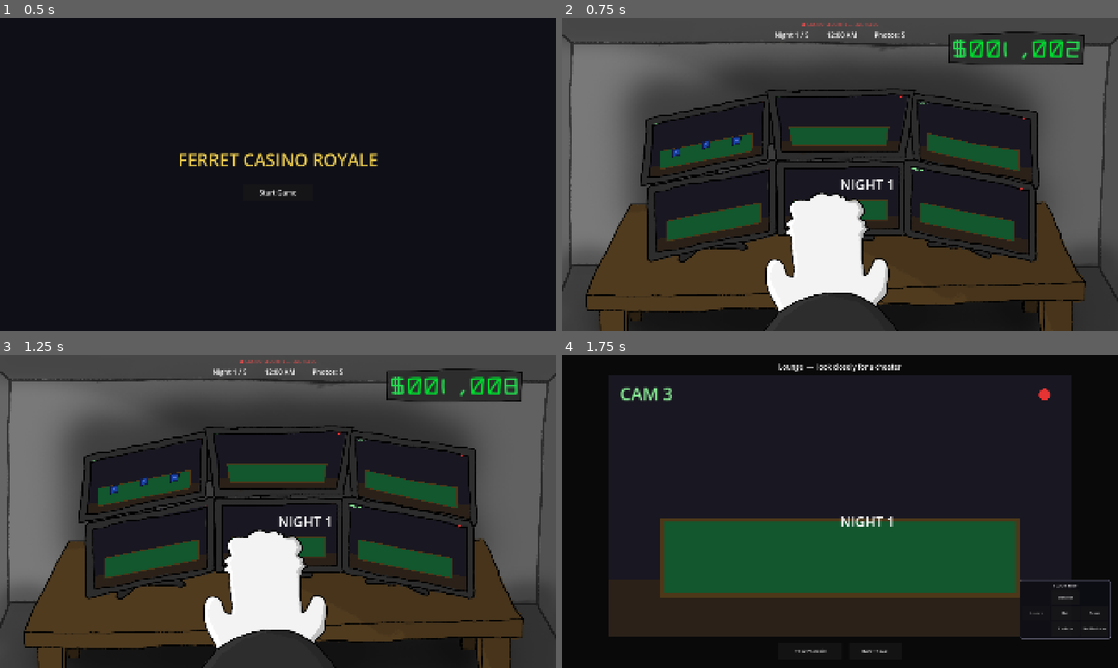
Above: before the commit, frames 1-4 (two rows, left to right).
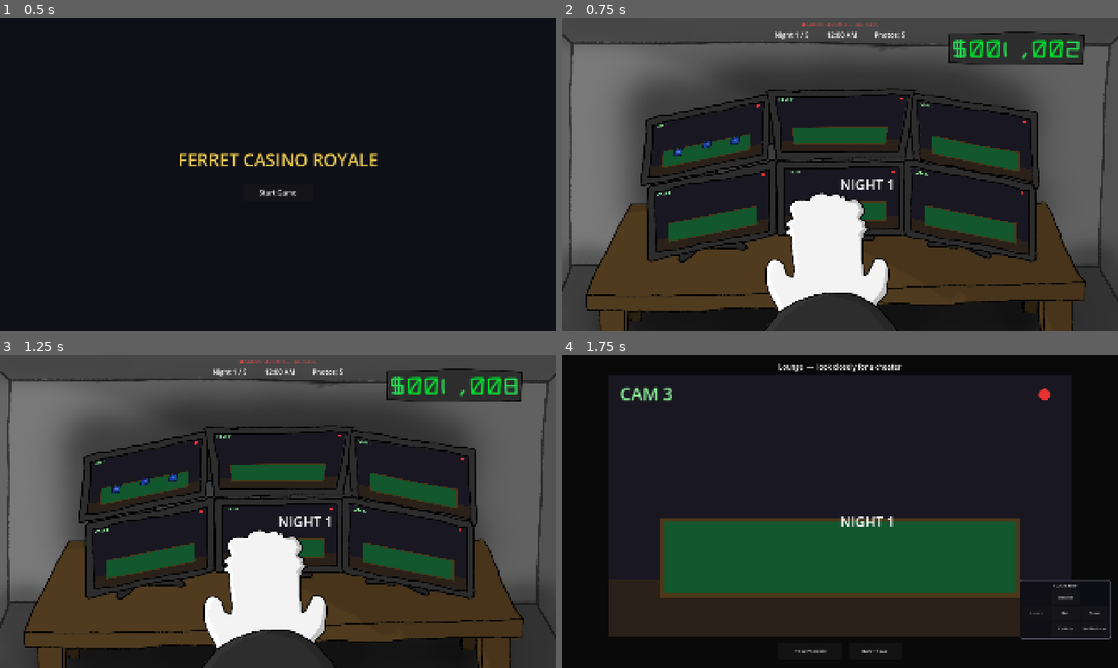
Above: after the commit, the same moments.

Repository: Pekooil/horizon-nexus-hackathon
Game: Godot game, scene res://scenes/StartScreen.tscn
Two runs of this game, one before a commit and one after it. Both use one fixed random seed, a clock stepped at 60 frames per second and the inputs below. The engine's default icon, where the game draws it, is replaced by a stand-in: a white triangle on a blue panel in a dark square.
Inputs (mouse positions are in pixels of both pictures, inside the frame that each line leads up to):
- Up to frame 1 (0.5 s): no input
- Up to frame 2 (0.75 s): click "Start Game" at 0.5 s
- Up to frame 3 (1.25 s): no input
- Up to frame 4 (1.75 s): tap Enter at 1.25 s; move the mouse to (962, 495) at 1.27 s; click (962, 495) at 1.42 s

Frame 1 is identical in both runs. In frame 2, 1.8% of the frame differs, in the area x 16-84%, y 24-78%; in frame 3, 1.8%; in frame 4, nothing differs.

Commit message:
fix: art

Diff:
--- a/scenes/Main.tscn
+++ b/scenes/Main.tscn
@@ -13,80 +13,80 @@
 
 [sub_resource type="ArrayMesh" id="ArrayMesh_lhr70"]
 _surfaces = [{
-"aabb": AABB(434, 290, 0, 312, 219, 1e-05),
-"attribute_data": PackedByteArray(0, 0, 0, 0, 0, 0, 0, 0, 0, 0, 128, 63, 0, 0, 0, 0, 0, 0, 128, 63, 0, 0, 128, 63, 0, 0, 0, 0, 0, 0, 128, 63),
-"format": 34359742481,
-"index_count": 6,
-"index_data": PackedByteArray(0, 0, 1, 0, 2, 0, 0, 0, 2, 0, 3, 0),
-"primitive": 3,
-"uv_scale": Vector4(0, 0, 0, 0),
-"vertex_count": 4,
-"vertex_data": PackedByteArray(0, 128, 217, 67, 0, 128, 177, 67, 0, 0, 0, 0, 0, 128, 58, 68, 0, 0, 145, 67, 0, 0, 0, 0, 0, 64, 56, 68, 0, 0, 225, 67, 0, 0, 0, 0, 0, 0, 217, 67, 0, 128, 254, 67, 0, 0, 0, 0)
+"aabb": AABB(439.70584, 304.41174, 0, 295.58817, 199.26468, 1e-05),
+"attribute_data": PackedByteArray(0, 0, 0, 0, 0, 0, 0, 0, 0, 0, 128, 63, 0, 0, 0, 0, 0, 0, 128, 63, 0, 0, 128, 63, 0, 0, 0, 0, 0, 0, 128, 63),
+"format": 34359742481,
+"index_count": 6,
+"index_data": PackedByteArray(0, 0, 1, 0, 2, 0, 0, 0, 2, 0, 3, 0),
+"primitive": 3,
+"uv_scale": Vector4(0, 0, 0, 0),
+"vertex_count": 4,
+"vertex_data": PackedByteArray(194, 67, 224, 67, 29, 158, 181, 67, 0, 0, 0, 0, 209, 210, 55, 68, 180, 52, 152, 67, 0, 0, 0, 0, 74, 43, 54, 68, 14, 15, 222, 67, 0, 0, 0, 0, 89, 218, 219, 67, 149, 214, 251, 67, 0, 0, 0, 0)
 }]
 
 [sub_resource type="ArrayMesh" id="ArrayMesh_wp0k4"]
 _surfaces = [{
-"aabb": AABB(748, 281, 0, 356, 161, 1e-05),
-"attribute_data": PackedByteArray(0, 0, 0, 0, 0, 0, 0, 0, 0, 0, 128, 63, 0, 0, 0, 0, 0, 0, 128, 63, 0, 0, 128, 63, 0, 0, 0, 0, 0, 0, 128, 63),
-"format": 34359742481,
-"index_count": 6,
-"index_data": PackedByteArray(0, 0, 1, 0, 2, 0, 0, 0, 2, 0, 3, 0),
-"primitive": 3,
-"uv_scale": Vector4(0, 0, 0, 0),
-"vertex_count": 4,
-"vertex_data": PackedByteArray(0, 0, 59, 68, 0, 128, 140, 67, 0, 0, 0, 0, 0, 0, 138, 68, 0, 128, 140, 67, 0, 0, 0, 0, 0, 32, 135, 68, 0, 0, 221, 67, 0, 0, 0, 0, 0, 192, 64, 68, 0, 0, 221, 67, 0, 0, 0, 0)
+"aabb": AABB(760.294, 287.49997, 0, 342.64703, 150, 1e-05),
+"attribute_data": PackedByteArray(0, 0, 0, 0, 0, 0, 0, 0, 0, 0, 128, 63, 0, 0, 0, 0, 0, 0, 128, 63, 0, 0, 128, 63, 0, 0, 0, 0, 0, 0, 128, 63),
+"format": 34359742481,
+"index_count": 6,
+"index_data": PackedByteArray(0, 0, 1, 0, 2, 0, 0, 0, 2, 0, 3, 0),
+"primitive": 3,
+"uv_scale": Vector4(0, 0, 0, 0),
+"vertex_count": 4,
+"vertex_data": PackedByteArray(209, 18, 62, 68, 210, 82, 146, 67, 0, 0, 0, 0, 29, 222, 137, 68, 255, 191, 143, 67, 0, 0, 0, 0, 135, 119, 134, 68, 194, 3, 218, 67, 0, 0, 0, 0, 29, 30, 66, 68, 255, 191, 218, 67, 0, 0, 0, 0)
 }]
 
 [sub_resource type="ArrayMesh" id="ArrayMesh_bjd11"]
 _surfaces = [{
-"aabb": AABB(1108, 293, 0, 310, 223, 1e-05),
-"attribute_data": PackedByteArray(0, 0, 0, 0, 0, 0, 0, 0, 0, 0, 128, 63, 0, 0, 0, 0, 0, 0, 128, 63, 0, 0, 128, 63, 0, 0, 0, 0, 0, 0, 128, 63),
-"format": 34359742481,
-"index_count": 6,
-"index_data": PackedByteArray(0, 0, 1, 0, 2, 0, 0, 0, 2, 0, 3, 0),
-"primitive": 3,
-"uv_scale": Vector4(0, 0, 0, 0),
-"vertex_count": 4,
-"vertex_data": PackedByteArray(0, 128, 138, 68, 0, 128, 146, 67, 0, 0, 0, 0, 0, 96, 176, 68, 0, 128, 168, 67, 0, 0, 0, 0, 0, 64, 177, 68, 0, 0, 1, 68, 0, 0, 0, 0, 0, 32, 139, 68, 0, 0, 224, 67, 0, 0, 0, 0)
+"aabb": AABB(1122.7941, 299.99997, 0, 291.1764, 215.4412, 1e-05),
+"attribute_data": PackedByteArray(0, 0, 0, 0, 0, 0, 0, 0, 0, 0, 128, 63, 0, 0, 0, 0, 0, 0, 128, 63, 0, 0, 128, 63, 0, 0, 0, 0, 0, 0, 128, 63),
+"format": 34359742481,
+"index_count": 6,
+"index_data": PackedByteArray(0, 0, 1, 0, 2, 0, 0, 0, 2, 0, 3, 0),
+"primitive": 3,
+"uv_scale": Vector4(0, 0, 0, 0),
+"vertex_count": 4,
+"vertex_data": PackedByteArray(105, 89, 140, 68, 255, 255, 149, 67, 0, 0, 0, 0, 240, 96, 176, 68, 225, 161, 174, 67, 0, 0, 0, 0, 14, 191, 176, 68, 60, 220, 0, 68, 0, 0, 0, 0, 14, 207, 140, 68, 240, 240, 227, 67, 0, 0, 0, 0)
 }]
 
 [sub_resource type="ArrayMesh" id="ArrayMesh_qmy6f"]
 _surfaces = [{
-"aabb": AABB(449, 459, 0, 312, 237, 1e-05),
-"attribute_data": PackedByteArray(0, 0, 0, 0, 0, 0, 0, 0, 0, 0, 128, 63, 0, 0, 0, 0, 0, 0, 128, 63, 0, 0, 128, 63, 0, 0, 0, 0, 0, 0, 128, 63),
-"format": 34359742481,
-"index_count": 6,
-"index_data": PackedByteArray(0, 0, 1, 0, 2, 0, 0, 0, 2, 0, 3, 0),
-"primitive": 3,
-"uv_scale": Vector4(0, 0, 0, 0),
-"vertex_count": 4,
-"vertex_data": PackedByteArray(0, 128, 224, 67, 0, 0, 2, 68, 0, 0, 0, 0, 0, 64, 62, 68, 0, 128, 229, 67, 0, 0, 0, 0, 0, 64, 62, 68, 0, 128, 30, 68, 0, 0, 0, 0, 0, 128, 224, 67, 0, 0, 46, 68, 0, 0, 0, 0)
+"aabb": AABB(453.67642, 477.20584, 0, 296.32352, 216.91177, 1e-05),
+"attribute_data": PackedByteArray(0, 0, 0, 0, 0, 0, 0, 0, 0, 0, 128, 63, 0, 0, 0, 0, 0, 0, 128, 63, 0, 0, 128, 63, 0, 0, 0, 0, 0, 0, 128, 63),
+"format": 34359742481,
+"index_count": 6,
+"index_data": PackedByteArray(0, 0, 1, 0, 2, 0, 0, 0, 2, 0, 3, 0),
+"primitive": 3,
+"uv_scale": Vector4(0, 0, 0, 0),
+"vertex_count": 4,
+"vertex_data": PackedByteArray(149, 214, 226, 67, 195, 163, 5, 68, 0, 0, 0, 0, 209, 242, 58, 68, 89, 154, 238, 67, 0, 0, 0, 0, 255, 127, 59, 68, 240, 48, 31, 68, 0, 0, 0, 0, 74, 11, 229, 67, 135, 135, 45, 68, 0, 0, 0, 0)
 }]
 
 [sub_resource type="ArrayMesh" id="ArrayMesh_mwfav"]
 _surfaces = [{
-"aabb": AABB(771, 459, 0, 311, 175, 1e-05),
-"attribute_data": PackedByteArray(0, 0, 0, 0, 0, 0, 0, 0, 0, 0, 128, 63, 0, 0, 0, 0, 0, 0, 128, 63, 0, 0, 128, 63, 0, 0, 0, 0, 0, 0, 128, 63),
-"format": 34359742481,
-"index_count": 6,
-"index_data": PackedByteArray(0, 0, 1, 0, 2, 0, 0, 0, 2, 0, 3, 0),
-"primitive": 3,
-"uv_scale": Vector4(0, 0, 0, 0),
-"vertex_count": 4,
-"vertex_data": PackedByteArray(0, 192, 64, 68, 0, 128, 229, 67, 0, 0, 0, 0, 0, 64, 135, 68, 0, 128, 229, 67, 0, 0, 0, 0, 0, 64, 135, 68, 0, 128, 30, 68, 0, 0, 0, 0, 0, 192, 64, 68, 0, 128, 30, 68, 0, 0, 0, 0)
+"aabb": AABB(782.35284, 472.79407, 0, 296.32355, 158.82355, 1e-05),
+"attribute_data": PackedByteArray(0, 0, 0, 0, 0, 0, 0, 0, 0, 0, 128, 63, 0, 0, 0, 0, 0, 0, 128, 63, 0, 0, 128, 63, 0, 0, 0, 0, 0, 0, 128, 63),
+"format": 34359742481,
+"index_count": 6,
+"index_data": PackedByteArray(0, 0, 1, 0, 2, 0, 0, 0, 2, 0, 3, 0),
+"primitive": 3,
+"uv_scale": Vector4(0, 0, 0, 0),
+"vertex_count": 4,
+"vertex_data": PackedByteArray(149, 150, 67, 68, 224, 33, 237, 67, 0, 0, 0, 0, 165, 213, 134, 68, 164, 101, 236, 67, 0, 0, 0, 0, 135, 119, 134, 68, 135, 231, 29, 68, 0, 0, 0, 0, 179, 244, 67, 68, 120, 184, 29, 68, 0, 0, 0, 0)
 }]
 
 [sub_resource type="ArrayMesh" id="ArrayMesh_3p2gp"]
 _surfaces = [{
-"aabb": AABB(1093, 460, 0, 312, 236, 1e-05),
-"attribute_data": PackedByteArray(0, 0, 0, 0, 0, 0, 0, 0, 0, 0, 128, 63, 0, 0, 0, 0, 0, 0, 128, 63, 0, 0, 128, 63, 0, 0, 0, 0, 0, 0, 128, 63),
-"format": 34359742481,
-"index_count": 6,
-"index_data": PackedByteArray(0, 0, 1, 0, 2, 0, 0, 0, 2, 0, 3, 0),
-"primitive": 3,
-"uv_scale": Vector4(0, 0, 0, 0),
-"vertex_count": 4,
-"vertex_data": PackedByteArray(0, 160, 136, 68, 0, 0, 230, 67, 0, 0, 0, 0, 0, 160, 175, 68, 0, 0, 2, 68, 0, 0, 0, 0, 0, 160, 175, 68, 0, 0, 46, 68, 0, 0, 0, 0, 0, 160, 136, 68, 0, 0, 30, 68, 0, 0, 0, 0)
+"aabb": AABB(1105.8822, 471.3235, 0, 301.47058, 227.94116, 1e-05),
+"attribute_data": PackedByteArray(0, 0, 0, 0, 0, 0, 0, 0, 0, 0, 128, 63, 0, 0, 0, 0, 0, 0, 128, 63, 0, 0, 128, 63, 0, 0, 0, 0, 0, 0, 128, 63),
+"format": 34359742481,
+"index_count": 6,
+"index_data": PackedByteArray(0, 0, 1, 0, 2, 0, 0, 0, 2, 0, 3, 0),
+"primitive": 3,
+"uv_scale": Vector4(0, 0, 0, 0),
+"vertex_count": 4,
+"vertex_data": PackedByteArray(195, 83, 138, 68, 104, 169, 235, 67, 0, 0, 0, 0, 59, 188, 175, 68, 105, 137, 4, 68, 0, 0, 0, 0, 74, 235, 175, 68, 240, 208, 46, 68, 0, 0, 0, 0, 59, 60, 138, 68, 30, 190, 31, 68, 0, 0, 0, 0)
 }]
 
 [node name="Main" type="Control" unique_id=1404050625]
@@ -267,7 +267,7 @@
 
 [node name="Guide" type="Polygon2D" parent="MonitorScreen/WallCenter/ScreenLayout/Screen0" unique_id=330350351]
 color = Color(0.2, 0.9, 1, 0.18)
-polygon = PackedVector2Array(435, 355, 746, 290, 737, 450, 434, 509)
+polygon = PackedVector2Array(448.52936, 363.23526, 735.294, 304.41174, 728.6764, 444.1176, 439.70584, 503.67642)
 
 [node name="Surface" type="MeshInstance2D" parent="MonitorScreen/WallCenter/ScreenLayout/Screen0" unique_id=1423540439]
 mesh = SubResource("ArrayMesh_lhr70")
@@ -275,14 +275,14 @@
 [node name="Hitbox" type="Area2D" parent="MonitorScreen/WallCenter/ScreenLayout/Screen0" unique_id=1223570285]
 
 [node name="CollisionPolygon2D" type="CollisionPolygon2D" parent="MonitorScreen/WallCenter/ScreenLayout/Screen0/Hitbox" unique_id=1109076066]
-polygon = PackedVector2Array(435, 355, 746, 290, 737, 450, 434, 509)
+polygon = PackedVector2Array(448.52936, 363.23526, 735.294, 304.41174, 728.6764, 444.1176, 439.70584, 503.67642)
 
 [node name="Screen1" type="Node2D" parent="MonitorScreen/WallCenter/ScreenLayout" unique_id=1696400789]
 script = ExtResource("3_monitor")
 
 [node name="Guide" type="Polygon2D" parent="MonitorScreen/WallCenter/ScreenLayout/Screen1" unique_id=2085174206]
 color = Color(0.2, 0.9, 1, 0.18)
-polygon = PackedVector2Array(748, 281, 1104, 281, 1081, 442, 771, 442)
+polygon = PackedVector2Array(760.294, 292.64703, 1102.941, 287.49997, 1075.7352, 436.02936, 776.4705, 437.49997)
 
 [node name="Surface" type="MeshInstance2D" parent="MonitorScreen/WallCenter/ScreenLayout/Screen1" unique_id=1067620408]
 mesh = SubResource("ArrayMesh_wp0k4")
@@ -290,14 +290,14 @@
 [node name="Hitbox" type="Area2D" parent="MonitorScreen/WallCenter/ScreenLayout/Screen1" unique_id=794872546]
 
 [node name="CollisionPolygon2D" type="CollisionPolygon2D" parent="MonitorScreen/WallCenter/ScreenLayout/Screen1/Hitbox" unique_id=338232243]
-polygon = PackedVector2Array(748, 281, 1104, 281, 1081, 442, 771, 442)
+polygon = PackedVector2Array(760.294, 292.64703, 1102.941, 287.49997, 1075.7352, 436.02936, 776.4705, 437.49997)
 
 [node name="Screen2" type="Node2D" parent="MonitorScreen/WallCenter/ScreenLayout" unique_id=521819988]
 script = ExtResource("3_monitor")
 
 [node name="Guide" type="Polygon2D" parent="MonitorScreen/WallCenter/ScreenLayout/Screen2" unique_id=1746097254]
 color = Color(0.2, 0.9, 1, 0.18)
-polygon = PackedVector2Array(1108, 293, 1411, 337, 1418, 516, 1113, 448)
+polygon = PackedVector2Array(1122.7941, 299.99997, 1411.0293, 349.26468, 1413.9705, 515.44116, 1126.4705, 455.88232)
 
 [node name="Surface" type="MeshInstance2D" parent="MonitorScreen/WallCenter/ScreenLayout/Screen2" unique_id=1261085965]
 mesh = SubResource("ArrayMesh_bjd11")
@@ -305,14 +305,14 @@
 [node name="Hitbox" type="Area2D" parent="MonitorScreen/WallCenter/ScreenLayout/Screen2" unique_id=1023373754]
 
 [node name="CollisionPolygon2D" type="CollisionPolygon2D" parent="MonitorScreen/WallCenter/ScreenLayout/Screen2/Hitbox" unique_id=859415569]
-polygon = PackedVector2Array(1108, 293, 1411, 337, 1418, 516, 1113, 448)
+polygon = PackedVector2Array(1122.7941, 299.99997, 1411.0293, 349.26468, 1413.9705, 515.44116, 1126.4705, 455.88232)
 
 [node name="Screen3" type="Node2D" parent="MonitorScreen/WallCenter/ScreenLayout" unique_id=1067765556]
 script = ExtResource("3_monitor")
 
 [node name="Guide" type="Polygon2D" parent="MonitorScreen/WallCenter/ScreenLayout/Screen3" unique_id=94634584]
 color = Color(0.2, 0.9, 1, 0.18)
-polygon = PackedVector2Array(449, 520, 761, 459, 761, 634, 449, 696)
+polygon = PackedVector2Array(453.67642, 534.5588, 747.794, 477.20584, 749.99994, 636.76465, 458.0882, 694.1176)
 
 [node name="Surface" type="MeshInstance2D" parent="MonitorScreen/WallCenter/ScreenLayout/Screen3" unique_id=860430615]
 mesh = SubResource("ArrayMesh_qmy6f")
@@ -320,14 +320,14 @@
 [node name="Hitbox" type="Area2D" parent="MonitorScreen/WallCenter/ScreenLayout/Screen3" unique_id=526051854]
 
 [node name="CollisionPolygon2D" type="CollisionPolygon2D" parent="MonitorScreen/WallCenter/ScreenLayout/Screen3/Hitbox" unique_id=529755857]
-polygon = PackedVector2Array(449, 520, 761, 459, 761, 634, 449, 696)
+polygon = PackedVector2Array(453.67642, 534.5588, 747.794, 477.20584, 749.99994, 636.76465, 458.0882, 694.1176)
 
 [node name="Screen4" type="Node2D" parent="MonitorScreen/WallCenter/ScreenLayout" unique_id=2114295064]
 script = ExtResource("3_monitor")
 
 [node name="Guide" type="Polygon2D" parent="MonitorScreen/WallCenter/ScreenLayout/Screen4" unique_id=219959015]
 color = Color(0.2, 0.9, 1, 0.18)
-polygon = PackedVector2Array(771, 459, 1082, 459, 1082, 634, 771, 634)
+polygon = PackedVector2Array(782.35284, 474.26465, 1078.6764, 472.79407, 1075.7352, 631.6176, 783.8234, 630.8823)
 
 [node name="Surface" type="MeshInstance2D" parent="MonitorScreen/WallCenter/ScreenLayout/Screen4" unique_id=1586514954]
 mesh = SubResource("ArrayMesh_mwfav")
@@ -335,14 +335,14 @@
 [node name="Hitbox" type="Area2D" parent="MonitorScreen/WallCenter/ScreenLayout/Screen4" unique_id=36284508]
 
 [node name="CollisionPolygon2D" type="CollisionPolygon2D" parent="MonitorScreen/WallCenter/ScreenLayout/Screen4/Hitbox" unique_id=1866442288]
-polygon = PackedVector2Array(771, 459, 1082, 459, 1082, 634, 771, 634)
+polygon = PackedVector2Array(782.35284, 474.26465, 1078.6764, 472.79407, 1075.7352, 631.6176, 783.8234, 630.8823)
 
 [node name="Screen5" type="Node2D" parent="MonitorScreen/WallCenter/ScreenLayout" unique_id=347774710]
 script = ExtResource("3_monitor")
 
 [node name="Guide" type="Polygon2D" parent="MonitorScreen/WallCenter/ScreenLayout/Screen5" unique_id=2010254328]
 color = Color(0.2, 0.9, 1, 0.18)
-polygon = PackedVector2Array(1093, 460, 1405, 520, 1405, 696, 1093, 632)
+polygon = PackedVector2Array(1106.6176, 471.3235, 1405.8822, 530.14703, 1407.3528, 699.26465, 1105.8822, 638.9706)
 
 [node name="Surface" type="MeshInstance2D" parent="MonitorScreen/WallCenter/ScreenLayout/Screen5" unique_id=933660816]
 mesh = SubResource("ArrayMesh_3p2gp")
@@ -350,7 +350,7 @@
 [node name="Hitbox" type="Area2D" parent="MonitorScreen/WallCenter/ScreenLayout/Screen5" unique_id=2049274840]
 
 [node name="CollisionPolygon2D" type="CollisionPolygon2D" parent="MonitorScreen/WallCenter/ScreenLayout/Screen5/Hitbox" unique_id=632272210]
-polygon = PackedVector2Array(1093, 460, 1405, 520, 1405, 696, 1093, 632)
+polygon = PackedVector2Array(1106.6176, 471.3235, 1405.8822, 530.14703, 1407.3528, 699.26465, 1105.8822, 638.9706)
 
 [node name="ScreensOverlay" type="TextureRect" parent="MonitorScreen" unique_id=1218256248]
 layout_mode = 1
Binary file changed: assets/main_layers/ferret.png
Binary file changed: assets/main_layers/screens-overlay.png
